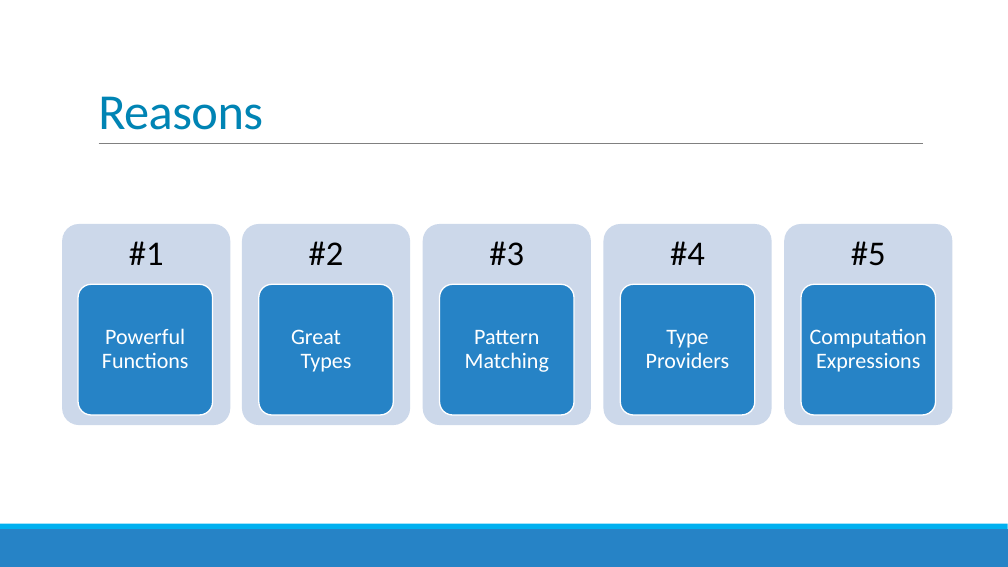
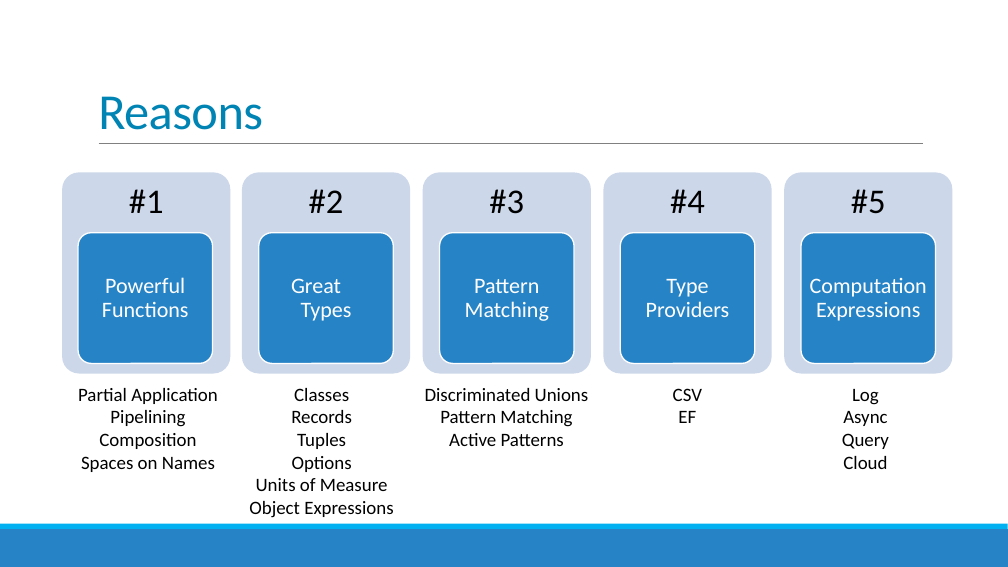
Before and after one commit to jorgef/fivereasons, a slide deck: slide 25 of FiveReasons.pptx. Drawn at 1008x567 pixels with LibreOffice and Linux fonts; fonts in the diff are those of the drawing. Boxes give left, top, right and bottom in pixels: in the first picture for what was removed or moved away, otherwise in the second. Text is boxed around its words. In the diff, an @@ line names an element or a change of style, - is before the commit and + after.

Commit message:
Moved units of measure to next slide and added more details on wrap up slide

```diff
--- a/FiveReasons.pptx
+++ b/FiveReasons.pptx
@@ 10 texts, 10 rounded rectangles: place and size @@
-10 texts, 10 rounded rectangles at box(62, 224, 952, 425)
+10 texts, 10 rounded rectangles at box(62, 172, 952, 374)
@@ text added at box(78, 388, 218, 472), 18 pt, text #000000 @@
+Partial Application
+Pipelining
+Composition
+Spaces on Names
@@ text added at box(249, 388, 393, 518), 18 pt, text #000000 @@
+Classes
+Records
+Tuples
+Options
+Units of Measure
+Object Expressions
@@ text added at box(425, 388, 589, 446), 18 pt, text #000000 @@
+Discriminated Unions
+Pattern Matching
+Active Patterns
@@ text added at box(673, 388, 702, 423), 18 pt, text #000000 @@
+CSV
+EF
@@ text added at box(842, 389, 889, 469), 18 pt, text #000000 @@
+Log
+Async
+Query
+Cloud
```
Also in this commit, not shown: 2 other slides changed.
